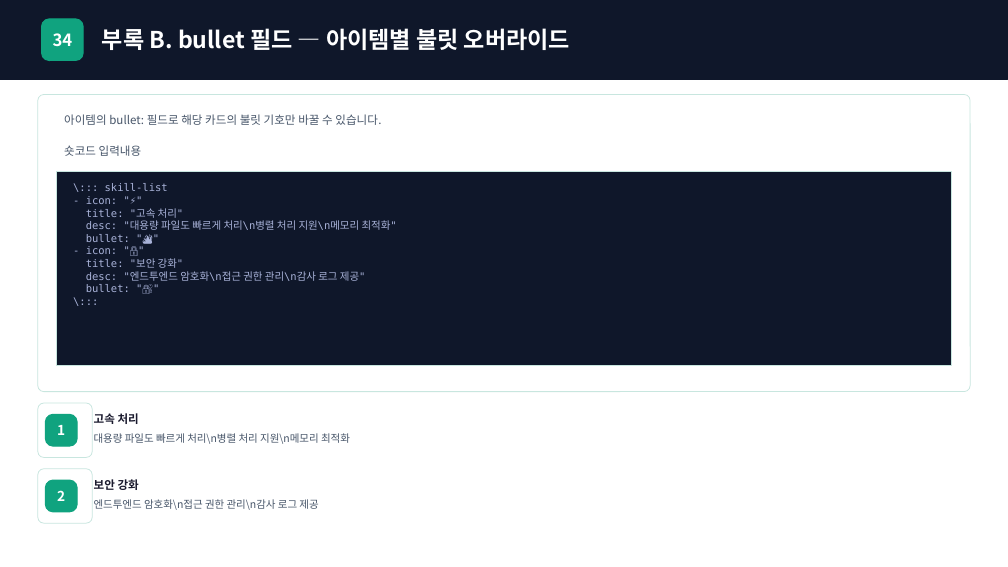
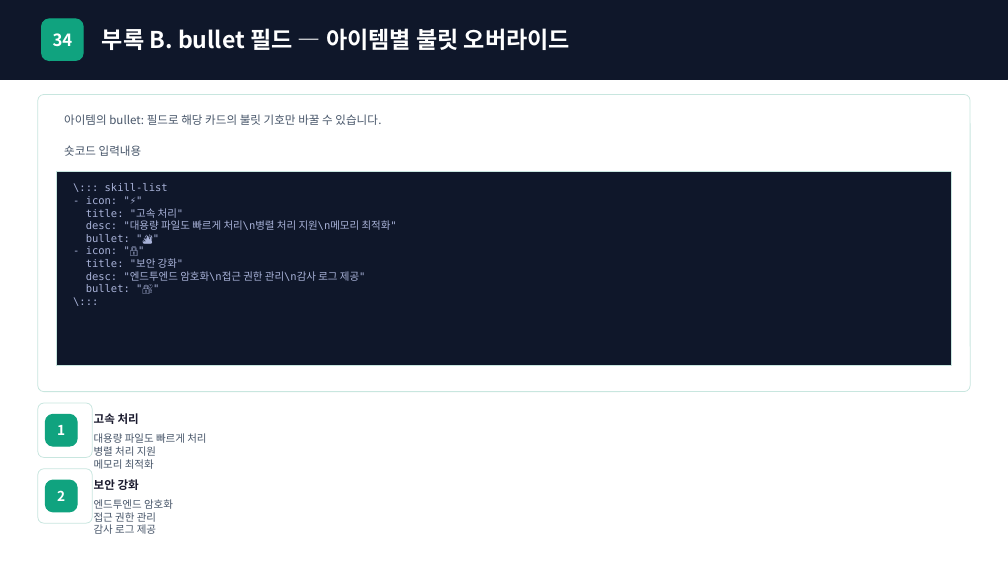
Before and after one commit to chamgil71/creative-spark, a slide deck: slide 35 of public/showcase/showcase.pptx. Drawn at 1008x567 pixels with LibreOffice and Linux fonts; fonts in the diff are those of the drawing. Boxes give left, top, right and bottom in pixels: in the first picture for what was removed or moved away, otherwise in the second. Text is boxed around its words. In the diff, an @@ line names an element or a change of style, - is before the commit and + after.

```diff
--- a/public/showcase/showcase.pptx
+++ b/public/showcase/showcase.pptx
@@ text at (x1=94, y1=433, x2=206, y2=469): text changed @@
-대용량 파일도 빠르게 처리\n병렬 처리 지원\n메모리 최적화
+대용량 파일도 빠르게 처리
+병렬 처리 지원
+메모리 최적화
@@ text at (x1=94, y1=499, x2=173, y2=534): text changed @@
-엔드투엔드 암호화\n접근 권한 관리\n감사 로그 제공
+엔드투엔드 암호화
+접근 권한 관리
+감사 로그 제공
```
Also in this commit, not shown: 2 other slides changed, 53 other files.
